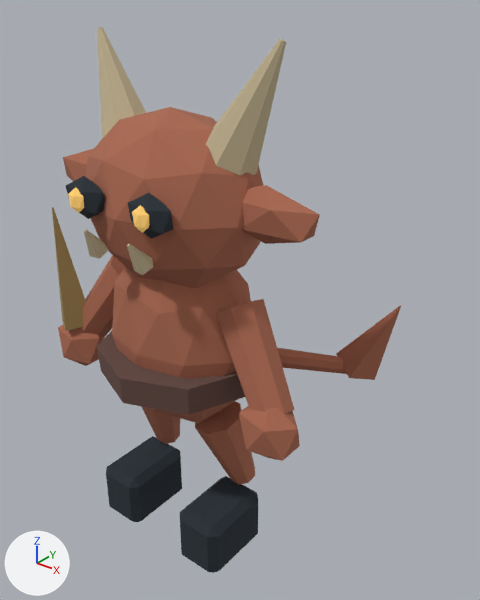
One commit to the glTF model public/models/characters/road_imp.glb: the scene before it, then after it.
The view is the same before and after, from a 50 mm lens placed at (1.154, -1.189, 1.579), pointed at (0.036, 0.207, 0.714). The axes (+X, +Y, +Z) are drawn at lower left. The lights are the same throughout. The older version comes first. Both versions are drawn at frame 1 of the action 'hit'; the numbers are the values there.

Objects in the first picture: 'Belt', 'Bent leg', 'Bent leg.001', 'Cloven hoof', 'Cloven hoof.001', 'Imp face', 'Imp fist.001', 'Imp torso', 'Pointed ear.001', 'Swept horn', 'Swept horn.001', 'Wiry arm.001' and 12 more.
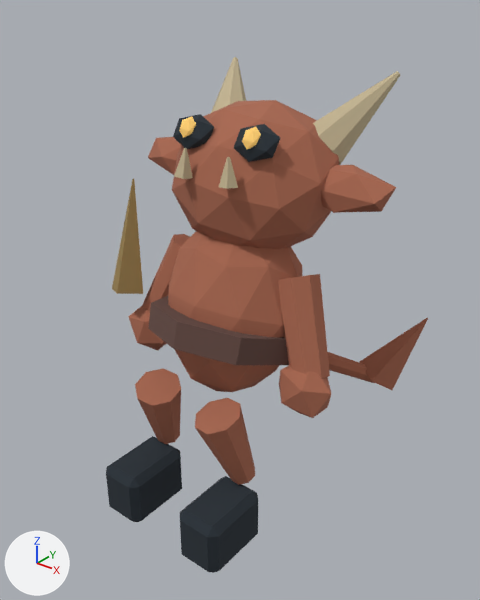
ob_joint_body_003 is not drawn itself; it is the parent of ob_belt, ob_imp_torso, ob_joint_arm_1_002, ob_joint_arm__1_002, ob_joint_head_001, ob_rusty_knife, ob_tail, ob_tail_tip.
ob_joint_arm_1_002 is not drawn itself; it is the parent of ob_imp_fist_001, ob_wiry_arm_001.
ob_joint_arm__1_002 is not drawn itself; it is the parent of ob_imp_fist, ob_wiry_arm.
ob_joint_head_001 is not drawn itself; it is the parent of ob_amber_iris_004, ob_amber_iris_005, ob_deep_eye_socket_004, ob_deep_eye_socket_005, ob_imp_face, ob_pointed_ear, ob_pointed_ear_001, ob_small_tusk.

Where the change shows, as pixel boxes (x1, y1, x2, y2) in the pictures (480 x 600 px):
```json
{"object": "Imp face", "change": "moved, turned", "before": [86, 107, 264, 288], "after": [172, 100, 339, 249]}
{"object": "Imp torso", "change": "moved, turned", "before": [112, 266, 251, 423], "after": [168, 231, 302, 392]}
{"object": "Belt", "change": "moved, turned", "before": [97, 331, 245, 415], "after": [148, 296, 289, 365]}
{"object": "Wiry arm.001", "change": "moved, turned", "before": [216, 299, 294, 414], "after": [278, 274, 330, 378]}
{"object": "Swept horn.001", "change": "moved, turned", "before": [206, 39, 286, 175], "after": [313, 71, 400, 165]}
{"object": "Pointed ear.001", "change": "moved, turned", "before": [242, 185, 320, 244], "after": [321, 165, 396, 213]}
{"object": "Imp fist.001", "change": "moved, turned", "before": [239, 406, 300, 461], "after": [279, 365, 331, 418]}
{"object": "Rusty knife", "change": "moved, turned", "before": [52, 207, 86, 331], "after": [112, 179, 143, 294]}
{"object": "Tail tip", "change": "moved, turned", "before": [336, 305, 401, 380], "after": [360, 318, 428, 390]}
{"object": "Swept horn", "change": "moved, turned", "before": [97, 27, 146, 139], "after": [211, 57, 246, 113]}
{"object": "Wiry arm", "change": "moved, turned", "before": [79, 255, 125, 338], "after": [143, 234, 190, 312]}
{"object": "Deep eye socket.005", "change": "moved, turned", "before": [128, 193, 173, 239], "after": [234, 124, 280, 162]}
{"object": "Imp fist", "change": "moved, turned", "before": [58, 324, 104, 366], "after": [129, 304, 167, 351]}
{"object": "Deep eye socket.004", "change": "moved, turned", "before": [66, 176, 105, 219], "after": [173, 114, 214, 149]}
{"object": "Tail", "change": "moved, turned", "before": [277, 348, 347, 374], "after": [328, 352, 374, 383]}
{"object": "Pointed ear", "change": "moved, turned", "before": [63, 149, 93, 181], "after": [148, 137, 181, 175]}
{"object": "Small tusk.001", "change": "moved, turned", "before": [127, 244, 154, 275], "after": [219, 157, 238, 189]}
{"object": "Small tusk", "change": "moved, turned", "before": [84, 230, 109, 259], "after": [174, 148, 193, 179]}
{"object": "Amber iris.005", "change": "moved, turned", "before": [132, 205, 149, 233], "after": [242, 127, 261, 149]}
{"object": "Amber iris.004", "change": "moved, turned", "before": [68, 188, 84, 213], "after": [179, 117, 196, 138]}
{"object": "Bent leg", "change": "unchanged, uncovered by the edit", "before": [141, 406, 180, 444], "after": [135, 368, 181, 444]}
```

Edits to the scene script, one JSON object a line:
```json
{"op": "set", "path": "ob_joint_body_003.location", "old": "(0.0, 0.0, 0.69)", "new": "(0.0, 0.22, 0.69)"}
{"op": "set", "path": "ob_joint_body_003.rotation_euler", "old": "(0.0, 0.0, 0.0)", "new": "(-0.3, 0.0, 0.0)", "note": "degrees (0, 0, 0) -> degrees (-17, 0, 0)"}
{"op": "set", "path": "ob_joint_arm_1_002.rotation_euler", "old": "(0.0, 0.0, 0.0)", "new": "(0.28, 0.2, 0.0)", "note": "degrees (0, 0, 0) -> degrees (16, 11, 0)"}
{"op": "set", "path": "ob_joint_arm__1_002.rotation_euler", "old": "(0.0, 0.0, 0.0)", "new": "(0.28, -0.2, 0.0)", "note": "degrees (0, 0, 0) -> degrees (16, -11, 0)"}
{"op": "set", "path": "ob_joint_head_001.rotation_euler", "old": "(0.0, 0.0, 0.0)", "new": "(-0.34, 0.0, 0.0)", "note": "degrees (0, 0, 0) -> degrees (-19, 0, 0)"}
```
